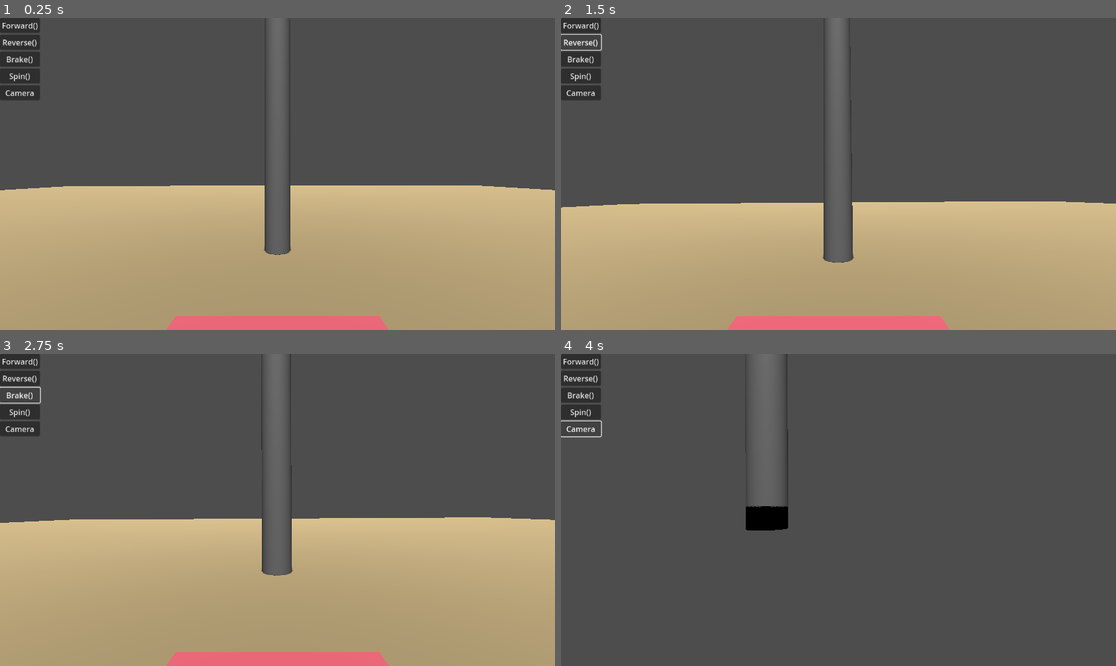
Above: before the commit, frames 1-4 (two rows, left to right).
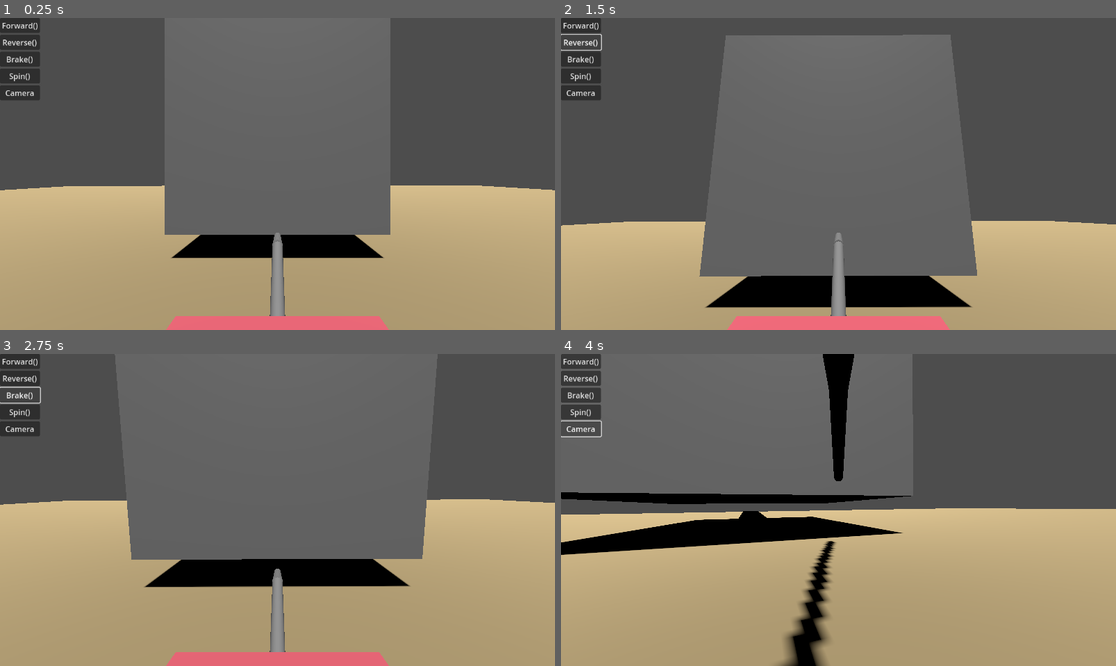
Above: after the commit, the same moments.

Repository: PandorasGit/RoverGame
Game: Godot game, scene res://DevRoom.tscn
The game is run twice, just before and just after one commit, with the same random seed, the same clock (stepped at 60 frames per second) and the same inputs.
Inputs:
- Up to frame 1 (0.25 s): no input
- Up to frame 2 (1.5 s): click "Forward()" at 0.5 s; click "Reverse()" at 1.25 s
- Up to frame 3 (2.75 s): click "Brake()" at 2 s
- Up to frame 4 (4 s): click "Spin()" at 2.75 s; click "Camera" at 3.5 s

The runs differ from the first frame. In frame 1, 16% of the frame differs, in the area x 2-98%, y 0-96%; in frame 2, 28%; in frame 3, 18%; in frame 4, 59%, in the area x 0-100%, y 0-100%.

Commit message:
Clear up users understanding of their direction

Diff:
--- a/project/DevRoom.tscn
+++ b/project/DevRoom.tscn
@@ -1,10 +1,7 @@
-[gd_scene load_steps=7 format=3 uid="uid://i1fr2h6a5dsh"]
+[gd_scene load_steps=8 format=3 uid="uid://i1fr2h6a5dsh"]
 
 [ext_resource type="PackedScene" uid="uid://bxemp6owpggy" path="res://rover.tscn" id="1_6vqof"]
 [ext_resource type="PackedScene" uid="uid://c0sve2nlpfc2" path="res://debug.tscn" id="2_7ejls"]
-
-[sub_resource type="CylinderMesh" id="CylinderMesh_2jjyw"]
-height = 9.447
 
 [sub_resource type="StandardMaterial3D" id="StandardMaterial3D_dqf4j"]
 albedo_color = Color(0.686275, 0.603922, 0.435294, 1)
@@ -14,16 +11,18 @@
 size = Vector3(100, 1, 100)
 
 [sub_resource type="BoxShape3D" id="BoxShape3D_800wt"]
-size = Vector3(100, 1, 110)
+size = Vector3(100, 1, 100)
+
+[sub_resource type="BoxShape3D" id="BoxShape3D_j1tim"]
+size = Vector3(7.5, 7.5, 7.5)
+
+[sub_resource type="StandardMaterial3D" id="StandardMaterial3D_u8p45"]
+albedo_color = Color(0.278431, 0.835294, 1, 1)
 
 [node name="DevRoom" type="Node3D"]
 
 [node name="rover" parent="." instance=ExtResource("1_6vqof")]
 transform = Transform3D(1, 0, 0, 0, 1, 0, 0, 0, 1, 0, 2.15495, 0)
-
-[node name="MeshInstance3D" type="MeshInstance3D" parent="."]
-transform = Transform3D(1, 0, 0, 0, 1, 0, 0, 0, 1, 0, 4.67318, -7.94142)
-mesh = SubResource("CylinderMesh_2jjyw")
 
 [node name="StaticBody3D" type="StaticBody3D" parent="."]
 
@@ -36,12 +35,27 @@
 
 [node name="debug" parent="." instance=ExtResource("2_7ejls")]
 
-[node name="Camera3D" type="Camera3D" parent="."]
-transform = Transform3D(0.99958, -0.0232739, -0.0172603, 0.0164931, -0.0327602, 0.999327, -0.0238237, -0.999192, -0.0323626, 0, 14.8423, 0)
-
 [node name="DirectionalLight3D" type="DirectionalLight3D" parent="."]
 transform = Transform3D(1, 0, 0, 0, 0.404008, 0.914755, 0, -0.914755, 0.404008, 0, 6.7144, 0)
 shadow_enabled = true
+
+[node name="Obstacle" type="StaticBody3D" parent="."]
+transform = Transform3D(1, 0, 0, 0, 1, 0, 0, 0, 1, 0, 5.1891, -10.5133)
+
+[node name="CSGBox3D" type="CSGBox3D" parent="Obstacle"]
+size = Vector3(7.5, 7.5, 7.5)
+
+[node name="CollisionShape3D" type="CollisionShape3D" parent="Obstacle"]
+shape = SubResource("BoxShape3D_j1tim")
+
+[node name="Obstacle2" type="StaticBody3D" parent="."]
+transform = Transform3D(0.689297, 0.493288, 0.5306, -0.581967, 0.813213, 0, -0.431491, -0.308792, 0.847622, 0, 0.386292, -10.5133)
+
+[node name="CSGBox3D" type="CSGBox3D" parent="Obstacle2"]
+material = SubResource("StandardMaterial3D_u8p45")
+
+[node name="CollisionShape3D" type="CollisionShape3D" parent="Obstacle2"]
+shape = SubResource("BoxShape3D_j1tim")
 
 [connection signal="pressed" from="debug/VBoxContainer/Forward" to="rover" method="forward"]
 [connection signal="pressed" from="debug/VBoxContainer/Reverse" to="rover" method="reverse"]
--- a/project/rover.gd
+++ b/project/rover.gd
@@ -22,7 +22,7 @@
 
 func brake():
 	rover.engine_force = 0
-	rover.brake = 0.5
+	rover.brake = 1
 
 
 func spin():
--- a/project/rover.tscn
+++ b/project/rover.tscn
@@ -19,6 +19,26 @@
 material = SubResource("StandardMaterial3D_68ods")
 height = 0.404
 
+[sub_resource type="StandardMaterial3D" id="StandardMaterial3D_pygml"]
+albedo_color = Color(0.203922, 0.203922, 0.203922, 1)
+
+[sub_resource type="BoxMesh" id="BoxMesh_3vk7p"]
+material = SubResource("StandardMaterial3D_pygml")
+size = Vector3(1, 1, 2)
+
+[sub_resource type="CylinderMesh" id="CylinderMesh_7rqs3"]
+top_radius = 0.08
+bottom_radius = 0.08
+height = 1.0
+
+[sub_resource type="CylinderMesh" id="CylinderMesh_tx6sm"]
+top_radius = 0.08
+bottom_radius = 0.08
+
+[sub_resource type="CylinderMesh" id="CylinderMesh_durbp"]
+top_radius = 0.08
+bottom_radius = 0.08
+
 [node name="rover" type="Node3D"]
 script = ExtResource("1_8iqnh")
 
@@ -34,6 +54,7 @@
 transform = Transform3D(1, 0, 0, 0, 1, 0, 0, 0, 1, 1.26923, -0.924278, -1.2414)
 use_as_traction = true
 use_as_steering = true
+suspension_stiffness = 10.0
 
 [node name="MeshInstance3D" type="MeshInstance3D" parent="VehicleBody3D/FrontRight"]
 transform = Transform3D(-4.37114e-08, 1, 0, -1, -4.37114e-08, 0, 0, 0, 1, 0, 0, 0)
@@ -43,6 +64,7 @@
 transform = Transform3D(1, 0, 0, 0, 1, 0, 0, 0, 1, -1.27714, -0.924278, -1.2414)
 use_as_traction = true
 use_as_steering = true
+suspension_stiffness = 10.0
 
 [node name="MeshInstance3D" type="MeshInstance3D" parent="VehicleBody3D/FrontLeft"]
 transform = Transform3D(-4.37114e-08, 1, 0, -1, -4.37114e-08, 0, 0, 0, 1, 0, 0, 0)
@@ -51,6 +73,7 @@
 [node name="MiddleRight" type="VehicleWheel3D" parent="VehicleBody3D"]
 transform = Transform3D(1, 0, 0, 0, 1, 0, 0, 0, 1, 1.26923, -0.924278, 9.53674e-07)
 use_as_traction = true
+suspension_stiffness = 10.0
 
 [node name="MeshInstance3D" type="MeshInstance3D" parent="VehicleBody3D/MiddleRight"]
 transform = Transform3D(-4.37114e-08, 1, 0, -1, -4.37114e-08, 0, 0, 0, 1, 0, 0, 0)
@@ -59,6 +82,7 @@
 [node name="MiddleLeft" type="VehicleWheel3D" parent="VehicleBody3D"]
 transform = Transform3D(1, 0, 0, 0, 1, 0, 0, 0, 1, -1.27714, -0.924278, 9.53674e-07)
 use_as_traction = true
+suspension_stiffness = 10.0
 
 [node name="MeshInstance3D" type="MeshInstance3D" parent="VehicleBody3D/MiddleLeft"]
 transform = Transform3D(-4.37114e-08, 1, 0, -1, -4.37114e-08, 0, 0, 0, 1, 0, 0, 0)
@@ -68,6 +92,7 @@
 transform = Transform3D(1, 0, 0, 0, 1, 0, 0, 0, 1, 1.26923, -0.924278, 1.32262)
 use_as_traction = true
 use_as_steering = true
+suspension_stiffness = 10.0
 
 [node name="MeshInstance3D" type="MeshInstance3D" parent="VehicleBody3D/BackRight"]
 transform = Transform3D(-4.37114e-08, 1, 0, -1, -4.37114e-08, 0, 0, 0, 1, 0, 0, 0)
@@ -77,6 +102,7 @@
 transform = Transform3D(1, 0, 0, 0, 1, 0, 0, 0, 1, -1.27714, -0.924278, 1.32262)
 use_as_traction = true
 use_as_steering = true
+suspension_stiffness = 10.0
 
 [node name="MeshInstance3D" type="MeshInstance3D" parent="VehicleBody3D/BackLeft"]
 transform = Transform3D(-4.37114e-08, 1, 0, -1, -4.37114e-08, 0, 0, 0, 1, 0, 0, 0)
@@ -92,4 +118,24 @@
 transform = Transform3D(1, 0, 0, 0, 1, 0, 0, 0, 1, 0, -0.583525, -1.50382)
 
 [node name="SelfieCam" type="Camera3D" parent="VehicleBody3D/Node"]
-transform = Transform3D(1, 0, 0, 0, 0.912377, 0.40935, 0, -0.40935, 0.912377, 0, 2.72464, 4.70931)
+transform = Transform3D(0.91697, -0.163313, 0.363999, 0, 0.912377, 0.40935, -0.398957, -0.375362, 0.836622, 1.2489, 1.77313, 2.33939)
+
+[node name="MastCam" type="MeshInstance3D" parent="VehicleBody3D"]
+transform = Transform3D(0.417553, 0, 0, 0, 0.417553, 0, 0, 0, 0.417553, 0, 1.59396, 0.455205)
+mesh = SubResource("BoxMesh_3vk7p")
+
+[node name="Mast" type="MeshInstance3D" parent="VehicleBody3D"]
+transform = Transform3D(1, 0, 0, 0, 1, 0, 0, 0, 1, 0, 0.968895, 0.540178)
+mesh = SubResource("CylinderMesh_7rqs3")
+
+[node name="SelfieStick" type="MeshInstance3D" parent="VehicleBody3D"]
+transform = Transform3D(0.817939, 0.451262, 0.356846, 0, 0.620272, -0.784387, -0.575305, 0.641581, 0.507345, 0.908667, 0.826541, 1.77247)
+mesh = SubResource("CylinderMesh_tx6sm")
+
+[node name="ArmBicep" type="MeshInstance3D" parent="VehicleBody3D"]
+transform = Transform3D(1, 0, 0, 0, 0.312053, 0.950065, 0, -0.950065, 0.312053, 0, 0.116607, -2.25647)
+mesh = SubResource("CylinderMesh_durbp")
+
+[node name="ArmNotBicep" type="MeshInstance3D" parent="VehicleBody3D"]
+transform = Transform3D(1, 0, 0, 0, -0.221225, 0.975223, 0, -0.975223, -0.221225, 0, 0.220577, -4.12608)
+mesh = SubResource("CylinderMesh_durbp")
Not shown: 1 places in project/rover.tscn that only renumber resources
